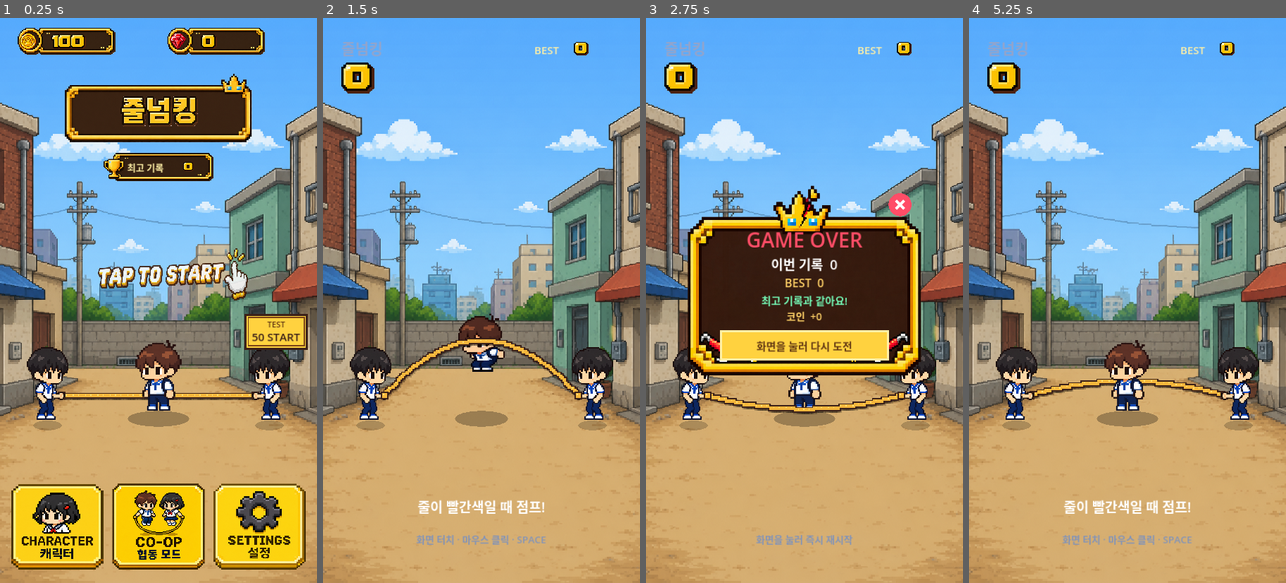
Above: before the commit, frames 1-4 (left to right).
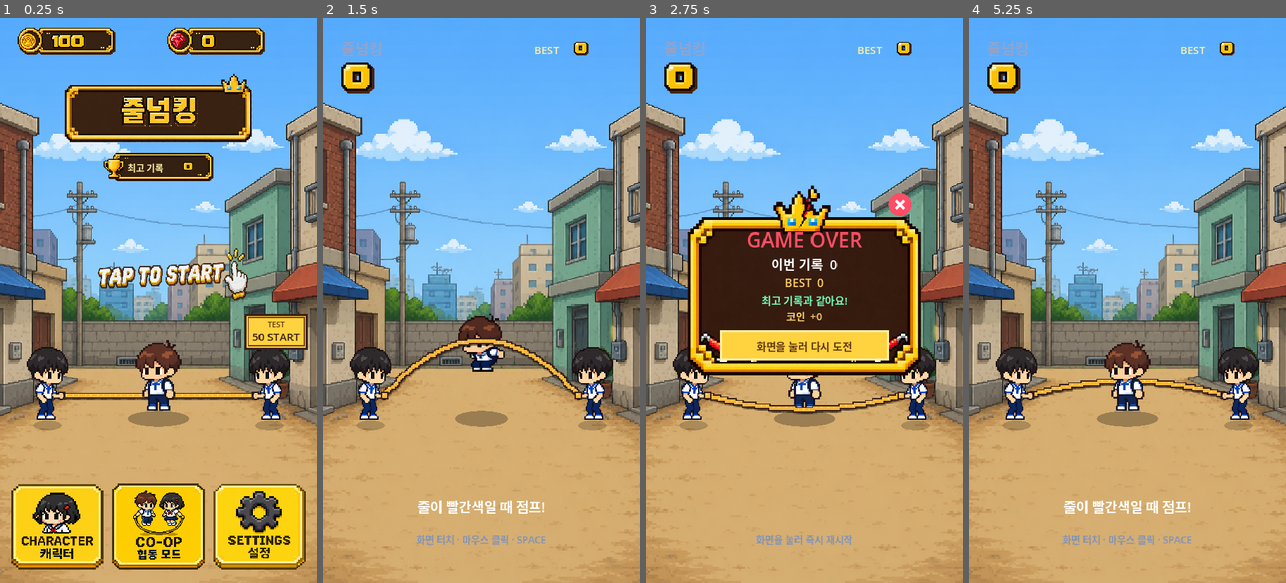
Above: after the commit, the same moments.

Repository: eunchan4490-star/Rope-King
Game: Godot game, scene res://main.tscn
The game is run twice, just before and just after one commit, with the same random seed, the same clock (stepped at 60 frames per second) and the same inputs.
Inputs (mouse positions are in pixels of both pictures, inside the frame that each line leads up to):
- Up to frame 1 (0.25 s): no input
- Up to frame 2 (1.5 s): move the mouse to (551, 272) at 0.52 s; click (551, 272) at 0.67 s; tap Space (jump) at 0.77 s; move the mouse to (418, 328) at 1.27 s; click (418, 328) at 1.42 s
- Up to frame 3 (2.75 s): tap Space (jump) at 1.52 s; move the mouse to (836, 176) at 2.02 s; click (836, 176) at 2.17 s
- Up to frame 4 (5.25 s): move the mouse to (1111, 413) at 2.77 s; click (1111, 413) at 2.92 s; tap Space (jump) at 3.02, 3.77, 4.52 s; move the mouse to (1222, 385) at 3.52 s; click (1222, 385) at 3.67 s; move the mouse to (1032, 215) at 4.27 s; click (1032, 215) at 4.42 s; move the mouse to (1143, 300) at 5.02 s; click (1143, 300) at 5.17 s

The runs differ from the first frame. In frame 1, 1.4% of the frame differs, in the area x 0-100%, y 1-98%; in frame 2, 1.0%; in frame 3, 1.7%, in the area x 0-100%, y 4-94%; in frame 4, 1.0%.

Commit message:
fix: use nearest filtering for pixel character edges

Diff:
--- a/scripts/main.gd
+++ b/scripts/main.gd
@@ -235,10 +235,10 @@
 
 
 func _ready() -> void:
-	# Character cutouts are supplied at a much higher resolution than their
-	# on-screen size. Linear sampling keeps their alpha edge clean while they
-	# are reduced, instead of exposing stair-stepped fringe pixels.
-	texture_filter = CanvasItem.TEXTURE_FILTER_LINEAR
+	# Character art is pixel-based. Nearest sampling prevents transparent
+	# white matte pixels from being blended into the silhouette when previews
+	# and in-game sprites are reduced to their display size.
+	texture_filter = CanvasItem.TEXTURE_FILTER_NEAREST
 	feedback = RopeFeedbackManager.new()
 	add_child(feedback)
 	save_manager = RopeSaveManager.new()
